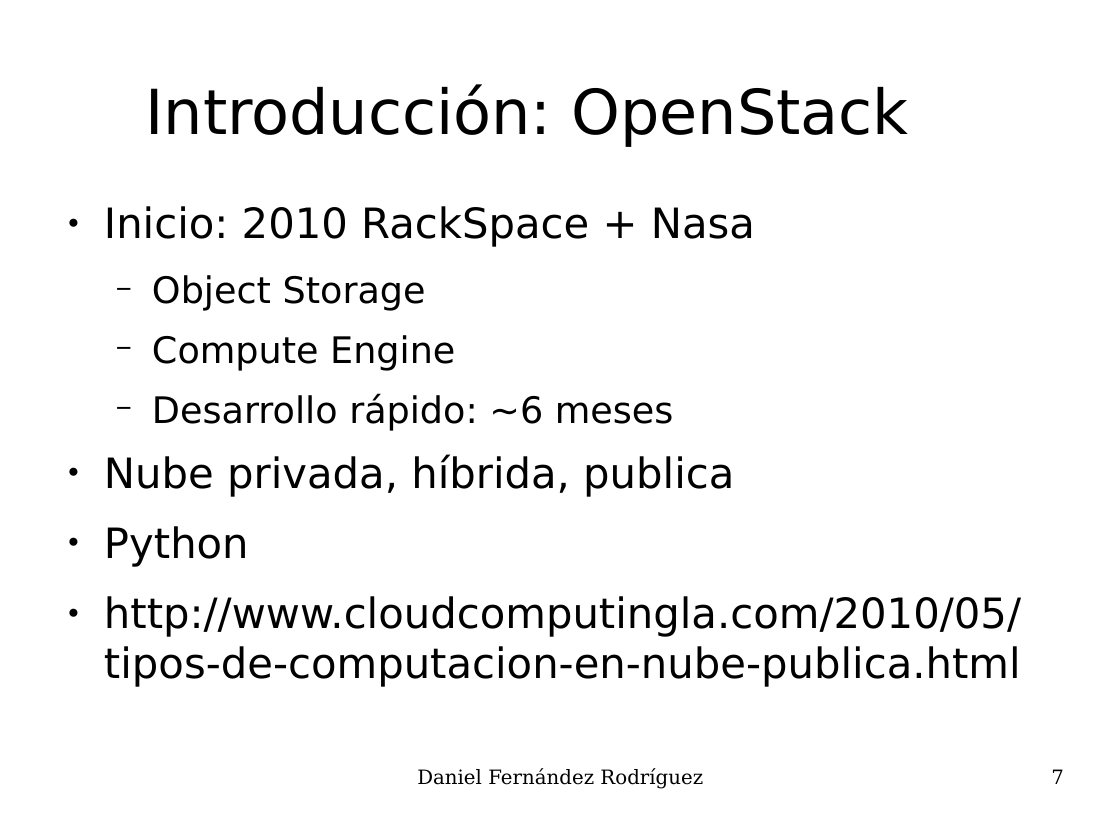
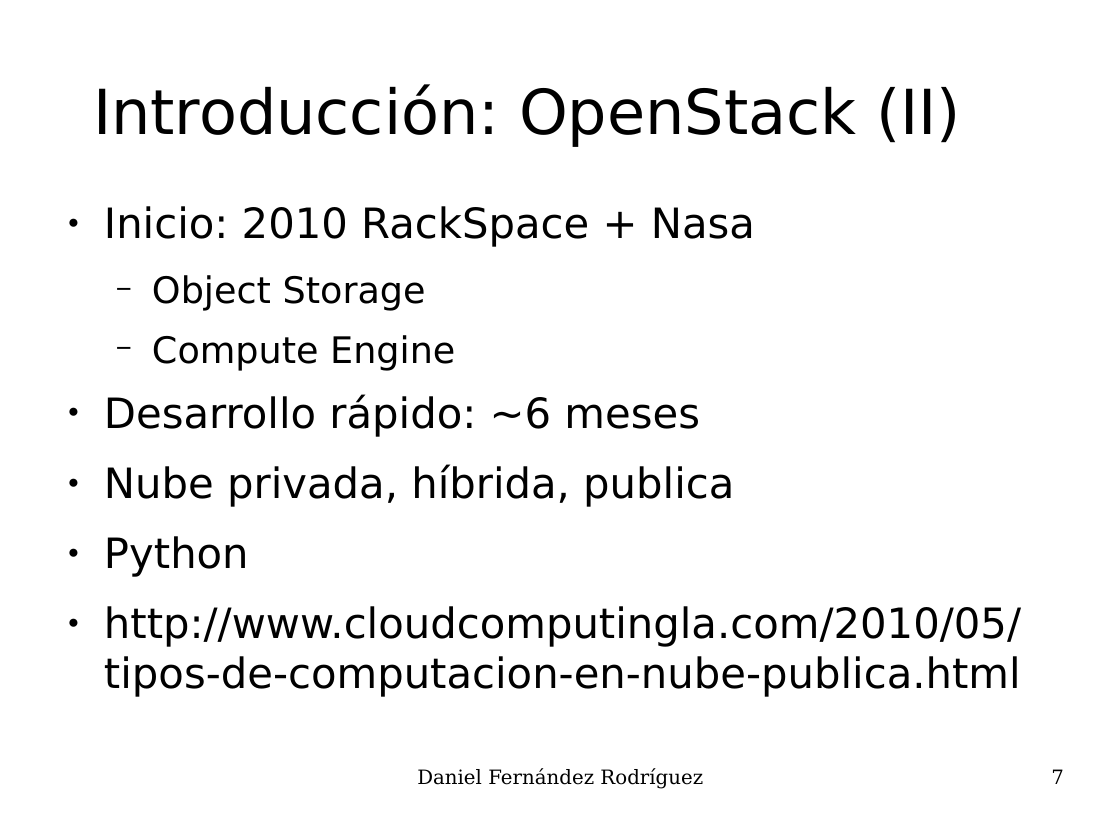
Before and after one commit to UO180222/tfg, a slide deck: slide 7 of docs/presentacion.odp. Drawn at 1120x840 pixels with LibreOffice and Linux fonts; fonts in the diff are those of the drawing. Boxes give left, top, right and bottom in pixels: in the first picture for what was removed or moved away, otherwise in the second. Text is boxed around its words. In the diff, an @@ line names an element or a change of style, - is before the commit and + after.

```diff
--- a/docs/presentacion.odp
+++ b/docs/presentacion.odp
@@ title at box(93, 84, 961, 147): text changed @@
-Introducción: OpenStack
+Introducción: OpenStack (II)
@@ text at box(104, 394, 700, 437): size 25.9 to 29.6 pt in "Desarrollo rápido: ~6 meses"; bullet − to ●; list level 2 to 1 in "Desarrollo rápido: ~6 meses" @@
```
Also in this commit, not shown: 14 other slides changed, 3 slides added, 44 other files.
